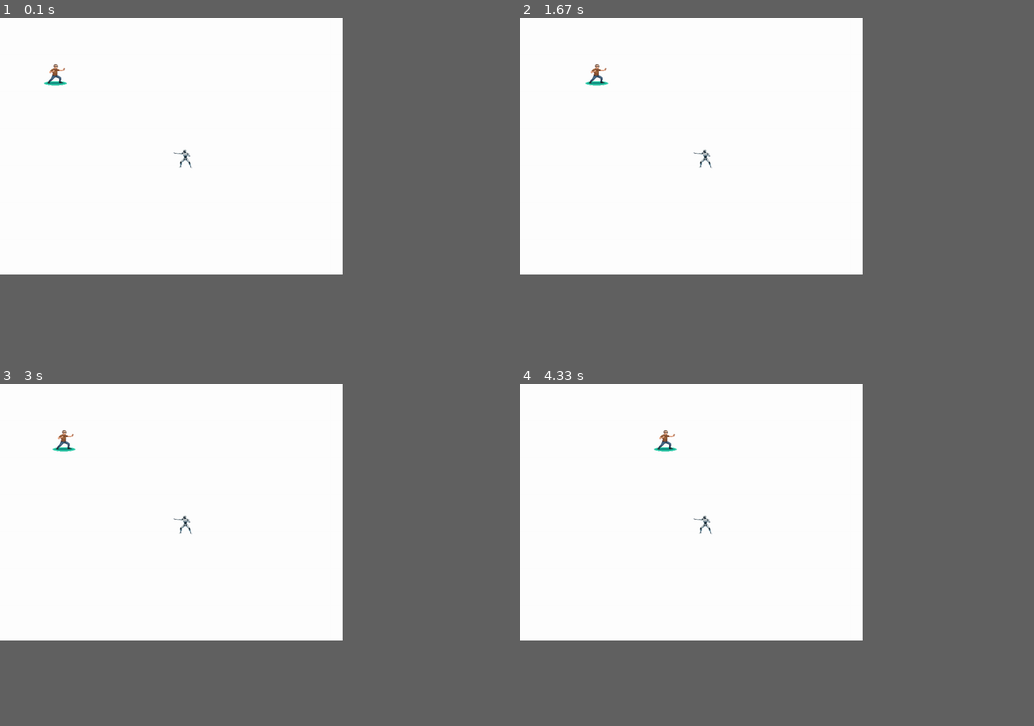
Above: before the commit, frames 1-4 (two rows, left to right).
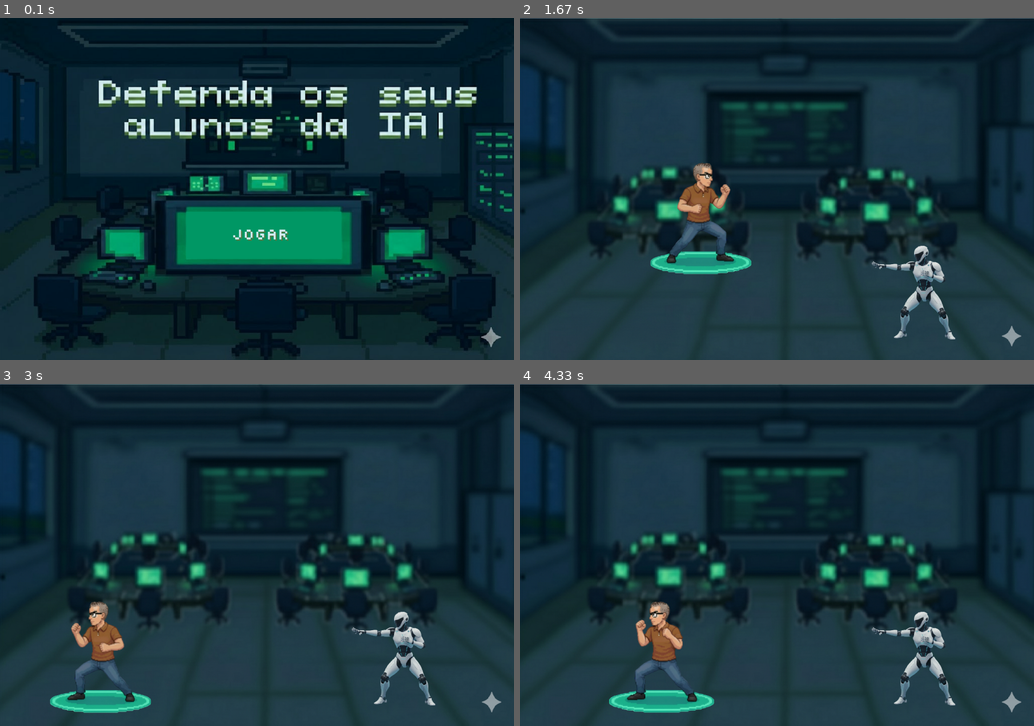
Above: after the commit, the same moments.

Repository: Gabriel-Henrique-2009/Trabalho_PyGames
Game: pygame game, started from Trabalho_PyGames/jogo_principal.py
The game is run twice, just before and just after one commit, with the same random seed, the same clock (stepped at 60 frames per second) and the same inputs.
Inputs (mouse positions are in pixels of both pictures, inside the frame that each line leads up to):
- Up to frame 1 (0.1 s): no input
- Up to frame 2 (1.67 s): click (782, 236) at 0.38 s, where only the run after the commit has a clickable "Jogar"; click (782, 209) at 0.72 s; hold D 1-1.47 s; tap Space at 1.07, 1.37, 1.57 s; hold Right from 1.5 s (still down)
- Up to frame 3 (3 s): tap Space at 1.87, 2.07, 2.37, 2.63, 2.93 s; release Right at 1.97 s; hold A 2-2.53 s; hold Left 2.57-2.97 s
- Up to frame 4 (4.33 s): click (854, 435) at 3.05 s; hold Right 3.33-3.97 s; tap Space at 3.4, 3.7, 4.07 s; hold A from 4 s (still down)
In our replay, the window is 600x450 before the commit and 900x600 after it. These sizes can differ from the game's own. Grey fills any space a smaller window leaves; there, only what the larger window draws over its background counts as a difference.

The runs differ from the first frame. In frame 1, 57% of the frame differs, in the area x 0-100%, y 0-100%; in frame 2, 62%; in frame 3, 64%; in frame 4, 64%, in the area x 0-100%, y 0-97%.

Commit message:
mais um man

Diff:
--- a/Trabalho_PyGames/jogo_principal.py
+++ b/Trabalho_PyGames/jogo_principal.py
@@ -1,55 +1,229 @@
-# Vou fazer o sistema do jogo aqui msm, eduardo
-# tipoman, ficou meio paia mas é só pra ver msm. dps a gnt concerta
 import pygame
 
 pygame.init()
 
-tela = pygame.display.set_mode((800, 600))
+botao_menu_teste = pygame.Rect(435, 453, 362, 110)
+
+cor_botao_menu_teste = (0, 153, 102)
+tela = pygame.display.set_mode((1200, 800))
 clock = pygame.time.Clock()
-
-imagem_alexandre = pygame.image.load("Trabalho_PyGames/imagem-alexandre.png")
-imagem_robo = pygame.image.load("Trabalho_PyGames/imagem-robo.png")
-
-imagem_alexandre = pygame.transform.scale(imagem_alexandre, (60, 60))
-imagem_robo = pygame.transform.scale(imagem_robo, (60, 60))
+rodando = True
+estado_jogo = "MENU"
+
+armazenar_tiro = []
+velocidade_tiro = 10
+imagem_tiro = pygame.image.load("projetil-teste.png").convert_alpha() #tirar o fundo do png maldito 😒
+imagem_tiro = pygame.transform.scale(imagem_tiro, (25, 25))
+vida_teste = 0
+
+
+#sistema de atk do boss
+armazenar_tiro_boss = []
+velocidade_tiro_boss = 7
+imagem_atk_chatgpt = pygame.image.load("chatgptlogo.png").convert_alpha()
+imagem_atk_chatgpt = pygame.transform.scale(imagem_atk_chatgpt,(25,25))
+
+
+
+
+
+
+
+
+# EM PRODUÇÃO
+
+
+
+
+
+
+###
+
+imagem = pygame.image.load("unnamed.jpg")
+imagem = pygame.transform.scale(imagem, (1200, 800))
+imagem = imagem.convert()
+#essa linha tava conflitando com a imagem
+#essa tbm
+
+font = pygame.font.Font("Silkscreen-Regular.ttf", 36)
+
+texto_surface_texto_frente = font.render("Jogar", True, (215, 238, 244))
+texto_sombra = font.render("Jogar", True, (80, 123, 70)) # efeito de sombra igual tilulo
+texto_rect = texto_surface_texto_frente.get_rect(topleft=(540, 480)) #certinho rs
+texto_rect_sombra = texto_sombra.get_rect(topleft=(543,483))
+
+# VOU TENTAR COLOCAR O JOGO A PARTIR DAQUI :)
+
+imagem_fundo = pygame.image.load("Gemini_Generated_Image_pgro94pgro94pgro.png")
+imagem_fundo = pygame.transform.scale(imagem_fundo, (1200, 800))
+
+imagem_alexandre_original = pygame.image.load("imagem-alexandre.png")
+imagem_alexandre = pygame.transform.scale(imagem_alexandre_original, (267, 300))
+imagem_alexandre_virado = pygame.transform.flip(imagem_alexandre, True, False)
+
+imagem_alexandre_parado = pygame.image.load("alexandreparado.png")
+imagem_alexandre_parado = pygame.transform.scale(imagem_alexandre_parado, (267, 300))
+
+
+imagem_robo_original = pygame.image.load("imagem-robo.png")
+imagem_robo = pygame.transform.scale(imagem_robo_original, (267, 300))
+class jogador(pygame.sprite.Sprite):
+    def __init__(self,img_parado2,img_parado3,img_ataque):
+        super().__init__()
+        self.frames_idle = [img_parado2,img_parado3]
+         #(idle é o nome da animacao de ficar parado e tals)
+        self.img_ataque = img_ataque
+        self.index_animacao = 0
+        self.image = self.frames_idle[self.index_animacao]
+        self.rect = self.image.get_rect()
+        self.frames_ataque_restante = 0
+        self.esquerda = False
+        self.velocidade_animacao = 0.05 #ajuste de velocidade da animação IMPORTANTE
+
+    def update(self,posicao_do_rect,olhando_para_esquerda):
+        self.rect.topleft = posicao_do_rect
+        self.esquerda = olhando_para_esquerda
+
+        if self.frames_ataque_restante > 0:
+            imagem_atual = self.img_ataque
+            self.frames_ataque_restante -= 1
+        else:
+            self.index_animacao += self.velocidade_animacao
+            if self.index_animacao >= len(self.frames_idle):
+                self.index_animacao = 0
+            imagem_atual = self.frames_idle[int(self.index_animacao)]
+        self.image = pygame.transform.flip(imagem_atual,self.esquerda,False)
+
+
+img_base = pygame.image.load("alexandreparado.png").convert_alpha()
+img_base_2 = pygame.image.load("alexandre_transicao (1).png").convert_alpha()
+img_base_3 = pygame.image.load("alexandre_transicao (2) (1).png").convert_alpha()
+
+img_f2 = pygame.transform.scale(img_base_2, (277,310))
+img_f3 = pygame.transform.scale(img_base_3, (267, 310))
+
+img_atk_raw = pygame.image.load("imagem-alexandre.png").convert_alpha()
+img_atk = pygame.transform.scale(img_atk_raw, (285,320))
+alexandre = jogador(img_f2,img_f3,img_atk)
+grupo_jogador = pygame.sprite.GroupSingle(alexandre)
+
+
+imagem_atual = imagem_alexandre_parado
 
 player_rect = imagem_alexandre.get_rect()
 enemy_rect = imagem_robo.get_rect()
 
 player_rect.x = 100
-player_rect.y = 100
-
-enemy_rect.x = 400
-enemy_rect.y = 300
+player_rect.y = 800 - player_rect.height
+
+enemy_rect.x = 800
+enemy_rect.y = 800 - enemy_rect.height
 
 velocidade = 5
-
-rodando = True
+gravidade = 0.5
+velocidade_pulo = -15
+player_velocidade_y = 0
+pulando = False
+virado_para_esquerda = False
+
+#frames = 0
+# testando as sprites da aula, fala ai oq tu achou man
+
+
+
 while rodando:
-    clock.tick(60)
-
     for evento in pygame.event.get():
         if evento.type == pygame.QUIT:
             rodando = False
 
-    teclas = pygame.key.get_pressed()
-    if teclas[pygame.K_LEFT]:
-        player_rect.x -= velocidade
-    if teclas[pygame.K_RIGHT]:
-        player_rect.x += velocidade
-    if teclas[pygame.K_UP]:
-        player_rect.y -= velocidade
-    if teclas[pygame.K_DOWN]:
-        player_rect.y += velocidade
-
-    if player_rect.colliderect(enemy_rect):
-        print("Fim de jogo")
-        rodando = False
-
-    tela.fill((255, 255, 255))
-    tela.blit(imagem_alexandre, player_rect)
-    tela.blit(imagem_robo, enemy_rect)
+        if evento.type == pygame.MOUSEBUTTONDOWN:
+            # # o collidepoint verifica se o mouse está sobre o botão.
+            # #ele tbm evita ter que ficar fazendo conta da posição do mouse :)
+            # # Eduardo, aqui que a gnt vai ter que fazer o nosso jogo msm, né? eu coloquei só o botão de jgr. Acho bom fazer o jogo em um outro arquivo e depois, só passar pra cá
+            if estado_jogo == "MENU":
+                if botao_menu_teste.collidepoint(evento.pos):
+                    estado_jogo = "JOGANDO"
+                    vida_teste_5 = 0
+            elif estado_jogo == "JOGANDO":
+                if evento.button == 1:
+                    alexandre.frames_ataque_restante = 15 # velocidade do ataque(quando clica para atirar) IMPORTANTE
+                    novo_tiro_rect = imagem_tiro.get_rect(center=player_rect.center)
+                    direcao = -1 if virado_para_esquerda else 1 #logica de virar o tiro, com o script de antes eles(projeteis) iam somente para a direita  :)
+                    armazenar_tiro.append({"rect": novo_tiro_rect, "dire": direcao}) # aqui tá guardando as info
+                  #  frames = 10
+
+        if evento.type == pygame.KEYDOWN:
+            if evento.key == pygame.K_SPACE and not pulando and estado_jogo == "JOGANDO":
+                player_velocidade_y = velocidade_pulo
+                pulando = True
+
+    if estado_jogo == "MENU":
+        tela.fill((200, 200, 200))
+        tela.blit(imagem, (0,0))
+        pygame.draw.rect(tela, cor_botao_menu_teste, botao_menu_teste)
+        #Man se quiser ver o texto sem o sistema de colisão
+        #do mouse é só tirar essa linha
+        # e o hitbox funciona ainda rs
+        tela.blit(texto_sombra, texto_rect_sombra)
+        tela.blit(texto_surface_texto_frente, texto_rect)
+
+    elif estado_jogo == "JOGANDO":
+        teclas = pygame.key.get_pressed()
+
+        if teclas[pygame.K_a] or teclas[pygame.K_LEFT]:
+            player_rect.x -= velocidade
+            virado_para_esquerda = True
+        if teclas[pygame.K_d] or teclas[pygame.K_RIGHT]:
+            player_rect.x += velocidade
+            virado_para_esquerda = False
+
+
+        if player_rect.left < 0:
+            player_rect.left = 0
+
+        if player_rect.right > 1200:
+            player_rect.right = 1200
+            # limite de borda :)
+
+        player_velocidade_y += gravidade
+        player_rect.y += player_velocidade_y
+
+        if player_rect.y >= 800 - player_rect.height:
+            player_rect.y = 800 - player_rect.height
+            pulando = False
+            player_velocidade_y = 0
+
+        if player_rect.colliderect(enemy_rect):
+            print("Fim de jogo")
+            rodando = False
+
+        for tiro in armazenar_tiro:
+            tiro["rect"].x += velocidade_tiro * tiro["dire"]
+            if tiro["rect"].x > 1200 or tiro["rect"].x < 0:
+                armazenar_tiro.remove(tiro)
+
+            elif tiro["rect"].colliderect(enemy_rect):
+                armazenar_tiro.remove(tiro)
+                vida_teste_5 += 1
+                print("OMYGODE VC ACERTOU O FUKING ROBO")
+
+        # sistema de tiro ajustado
+        if vida_teste_5 >= 15:  #linha da alteração da vida
+            print("UAU VC É INCRIVEL, VOCÊ GANHOU UM PUDIM! 🍮 ")
+            estado_jogo = "MENU" #para voltar no menu
+
+
+        tela.blit(imagem_fundo, (0,0))
+        for tiro in armazenar_tiro:
+            tela.blit(imagem_tiro, tiro["rect"])
+
+
+        grupo_jogador.update(player_rect.topleft, virado_para_esquerda)
+        grupo_jogador.draw(tela)
+        tela.blit(imagem_robo,enemy_rect)
+
     pygame.display.update()
+    clock.tick(60)
+
 
 pygame.quit()
-exit()
--- a/Trabalho_PyGames/sistemadetiro.py
+++ b/Trabalho_PyGames/sistemadetiro.py
@@ -68,9 +68,9 @@
 imagem_robo_original = pygame.image.load("imagem-robo.png")
 imagem_robo = pygame.transform.scale(imagem_robo_original, (267, 300))
 class jogador(pygame.sprite.Sprite):
-    def __init__(self,img_parado1,img_parado2,img_parado3,img_ataque):
+    def __init__(self,img_parado2,img_parado3,img_ataque):
         super().__init__()
-        self.frames_idle = [img_parado1,img_parado2,img_parado3]
+        self.frames_idle = [img_parado2,img_parado3]
          #(idle é o nome da animacao de ficar parado e tals)
         self.img_ataque = img_ataque
         self.index_animacao = 0
@@ -99,13 +99,12 @@
 img_base_2 = pygame.image.load("alexandre_transicao (1).png").convert_alpha()
 img_base_3 = pygame.image.load("alexandre_transicao (2) (1).png").convert_alpha()
 
-img_f1 = pygame.transform.scale(img_base, (267,280))
 img_f2 = pygame.transform.scale(img_base_2, (277,310))
-img_f3 = pygame.transform.scale(img_base_3, (267,280))
+img_f3 = pygame.transform.scale(img_base_3, (267, 310))
 
 img_atk_raw = pygame.image.load("imagem-alexandre.png").convert_alpha()
 img_atk = pygame.transform.scale(img_atk_raw, (285,320))
-alexandre = jogador(img_f1,img_f2,img_f3,img_atk)
+alexandre = jogador(img_f2,img_f3,img_atk)
 grupo_jogador = pygame.sprite.GroupSingle(alexandre)
 
 
@@ -153,7 +152,6 @@
                     armazenar_tiro.append({"rect": novo_tiro_rect, "dire": direcao}) # aqui tá guardando as info
                   #  frames = 10
 
-
         if evento.type == pygame.KEYDOWN:
             if evento.key == pygame.K_SPACE and not pulando and estado_jogo == "JOGANDO":
                 player_velocidade_y = velocidade_pulo
@@ -162,7 +160,8 @@
     if estado_jogo == "MENU":
         tela.fill((200, 200, 200))
         tela.blit(imagem, (0,0))
-        pygame.draw.rect(tela, cor_botao_menu_teste, botao_menu_teste) #Man se quiser ver o texto sem o sistema de colisão
+        pygame.draw.rect(tela, cor_botao_menu_teste, botao_menu_teste)
+        #Man se quiser ver o texto sem o sistema de colisão
         #do mouse é só tirar essa linha
         # e o hitbox funciona ainda rs
         tela.blit(texto_sombra, texto_rect_sombra)
@@ -186,9 +185,6 @@
             player_rect.right = 1200
             # limite de borda :)
 
-
-
-
         player_velocidade_y += gravidade
         player_rect.y += player_velocidade_y
 
@@ -205,10 +201,12 @@
             tiro["rect"].x += velocidade_tiro * tiro["dire"]
             if tiro["rect"].x > 1200 or tiro["rect"].x < 0:
                 armazenar_tiro.remove(tiro)
+
             elif tiro["rect"].colliderect(enemy_rect):
                 armazenar_tiro.remove(tiro)
                 vida_teste_5 += 1
                 print("OMYGODE VC ACERTOU O FUKING ROBO")
+
         # sistema de tiro ajustado
         if vida_teste_5 >= 15:  #linha da alteração da vida
             print("UAU VC É INCRIVEL, VOCÊ GANHOU UM PUDIM! 🍮 ")
@@ -219,13 +217,6 @@
         for tiro in armazenar_tiro:
             tela.blit(imagem_tiro, tiro["rect"])
 
-     #   if frames > 0:
-     #       imagem_do_momento = imagem_alexandre
-         #   frames -= 1
-
-     #   else:
-
-           # imagem_do_momento = imagem_alexandre_parado
 
         grupo_jogador.update(player_rect.topleft, virado_para_esquerda)
         grupo_jogador.draw(tela)
